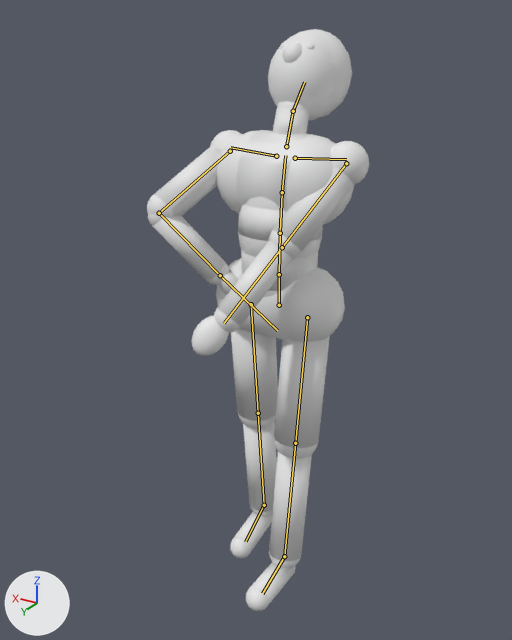
Renders of the glTF model previs/rig/mannequin.glb from each side of a commit.
Camera for both pictures: a 50 mm camera at (-0.987, 1.783, 1.774) aimed at (0.051, 0.054, 0.909). Arrows for +X, +Y and +Z are at lower left; the lights stay in place. The first picture is the older version. Both versions are drawn at frame 1 of the action 'lookup'; the numbers are the values there. The bones that change, and the others that lie on the model, are drawn over the model as lines.

In view in the first picture: 'MannequinMesh'.
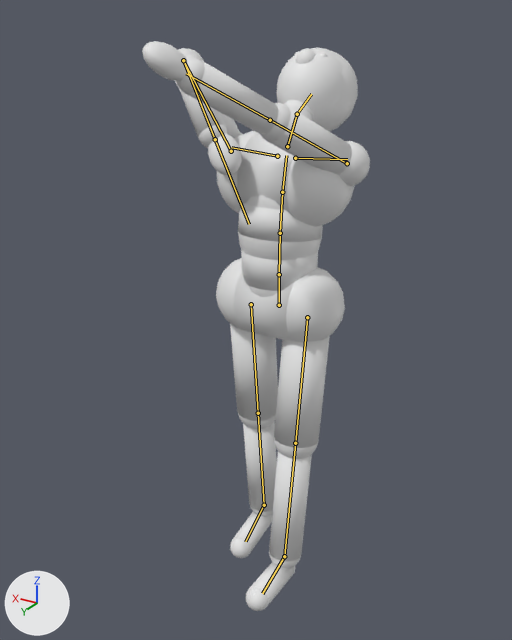
The change in detail:
Bone 'Spine1' (bone_spine1) turns from (5, 0, 0) to (6, 0, 0) degrees about its own x, y and z.
Bone 'Spine2' (bone_spine2) turns from (5, 0, 0) to (6, 0, 0) degrees about its own x, y and z.
Bone 'LeftArm' (bone_leftarm) turns from (59, 59, 26) to (121, 8, 40) degrees about its own x, y and z.
Bone 'Neck' (bone_neck) turns from (10, 0, 0) to (20, 0, 0) degrees about its own x, y and z.
Bone 'Head' (bone_head) turns from (22, 0, 0) to (30, 0, 0) degrees about its own x, y and z.
Bone 'RightArm' (bone_rightarm) turns from (51, -26, -49) to (129, 47, -18) degrees about its own x, y and z.
Bone 'RightForeArm' (bone_rightforearm) turns from (-2, 2, 93) to (-1, 4, 137) degrees about its own x, y and z.

What differs and where, as boxes [x1, y1, x2, y2] in the pictures (512 x 640 px):
'MannequinMesh', posed: before [147, 29, 369, 611]; after [142, 41, 370, 611]
bone 'Spine2', root to tip: before (282, 192) to (285, 155); after (282, 192) to (286, 155)
bone 'LeftArm', root to tip: before (346, 163) to (282, 247); after (347, 163) to (270, 120)
bone 'Neck', root to tip: before (286, 146) to (293, 111); after (287, 146) to (297, 114)
bone 'Head', root to tip: before (293, 111) to (304, 82); after (297, 114) to (311, 94)
bone 'RightArm', root to tip: before (230, 151) to (159, 213); after (231, 151) to (183, 60)
bone 'RightForeArm', root to tip: before (159, 213) to (220, 275); after (183, 60) to (215, 139)
